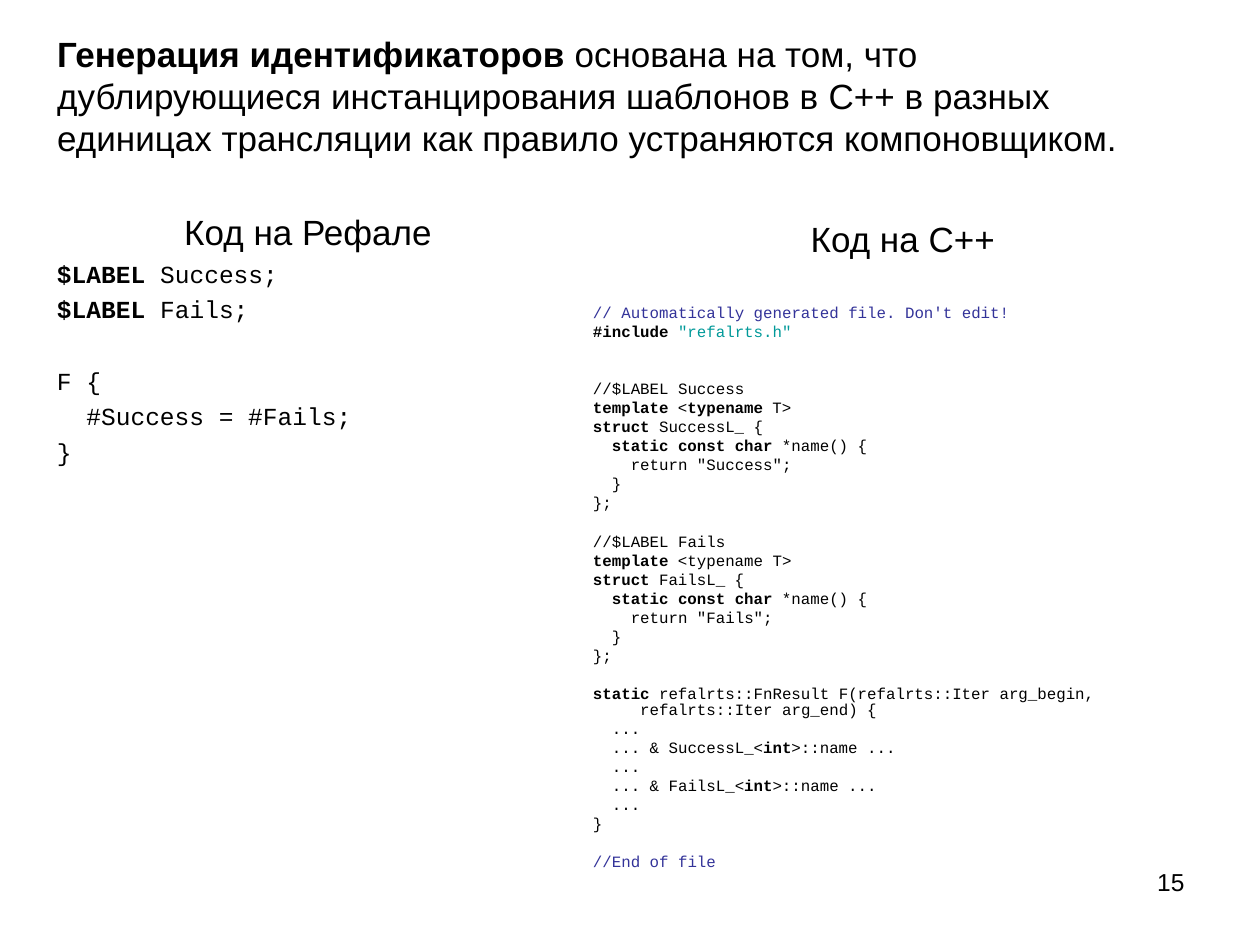
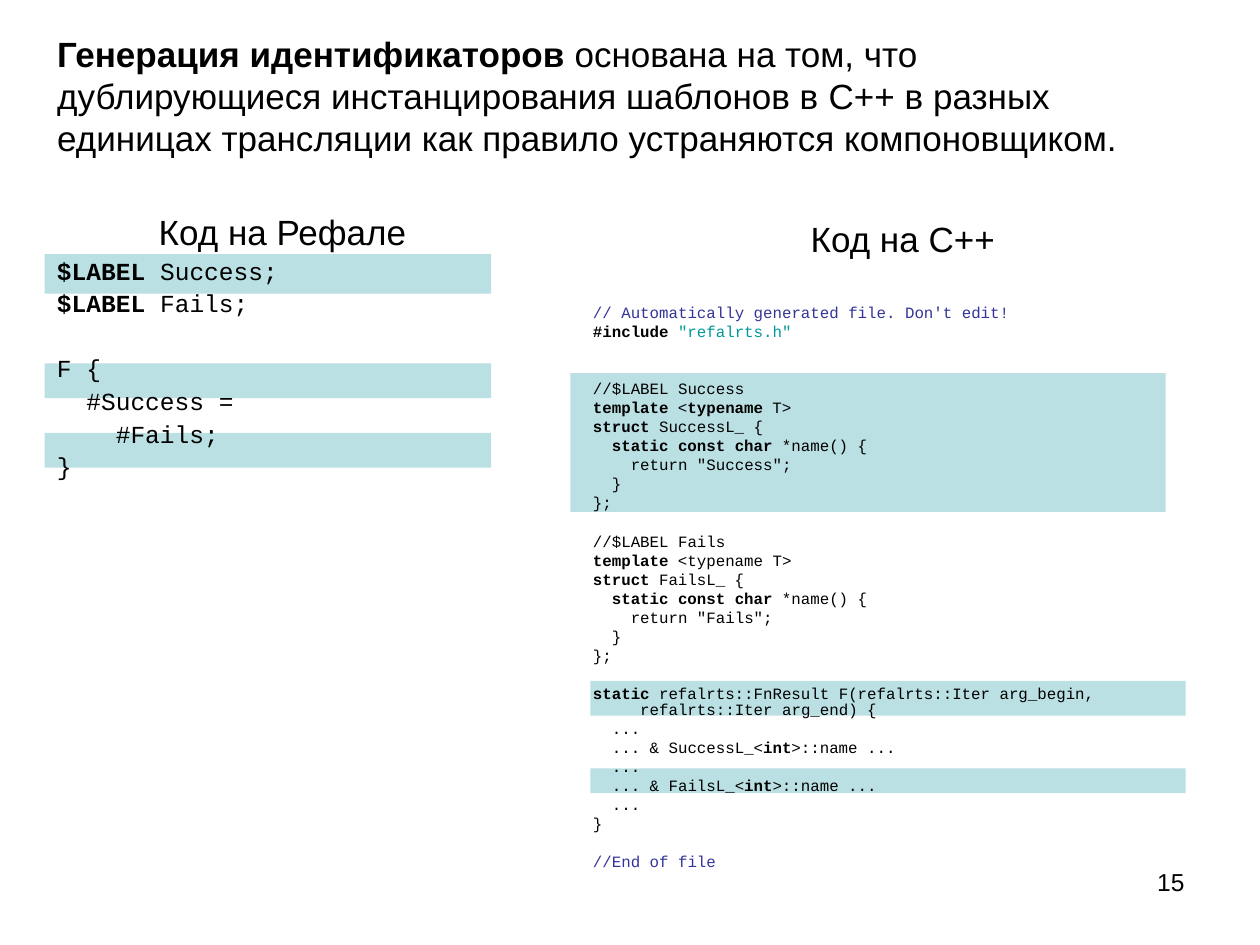
Before and after one commit to Mazdaywik/Refal-05, a slide deck: slide 15 of doc/Компилятор Простого Рефала.ppt. Drawn at 1260x945 pixels with LibreOffice and Linux fonts; fonts in the diff are those of the drawing. Boxes give left, top, right and bottom in pixels: in the first picture for what was removed or moved away, otherwise in the second. Text is boxed around its words. In the diff, an @@ line names an element or a change of style, - is before the commit and + after.

```diff
--- a/doc/Компилятор Простого Рефала.ppt
+++ b/doc/Компилятор Простого Рефала.ppt
@@ rectangle added at <box>44,255,490,294</box>, fill #BBE0E3 @@
@@ text at <box>57,262,278,377</box>: line spacing 1 to 0.9 @@
@@ rectangle added at <box>44,363,490,398</box>, fill #BBE0E3 @@
@@ rectangle added at <box>571,373,1166,512</box>, fill #BBE0E3 @@
@@ text at <box>86,392,219,448</box>: text changed @@
-#Success = #Fails;
+#Success =
+#Fails;
@@ rectangle added at <box>44,433,490,469</box>, fill #BBE0E3 @@
@@ rectangle added at <box>591,680,1186,716</box>, fill #BBE0E3 @@
@@ rectangle added at <box>591,769,1186,794</box>, fill #BBE0E3 @@
```
Also in this commit, not shown: 13 other slides changed, 3 slides added, 1 other file.
